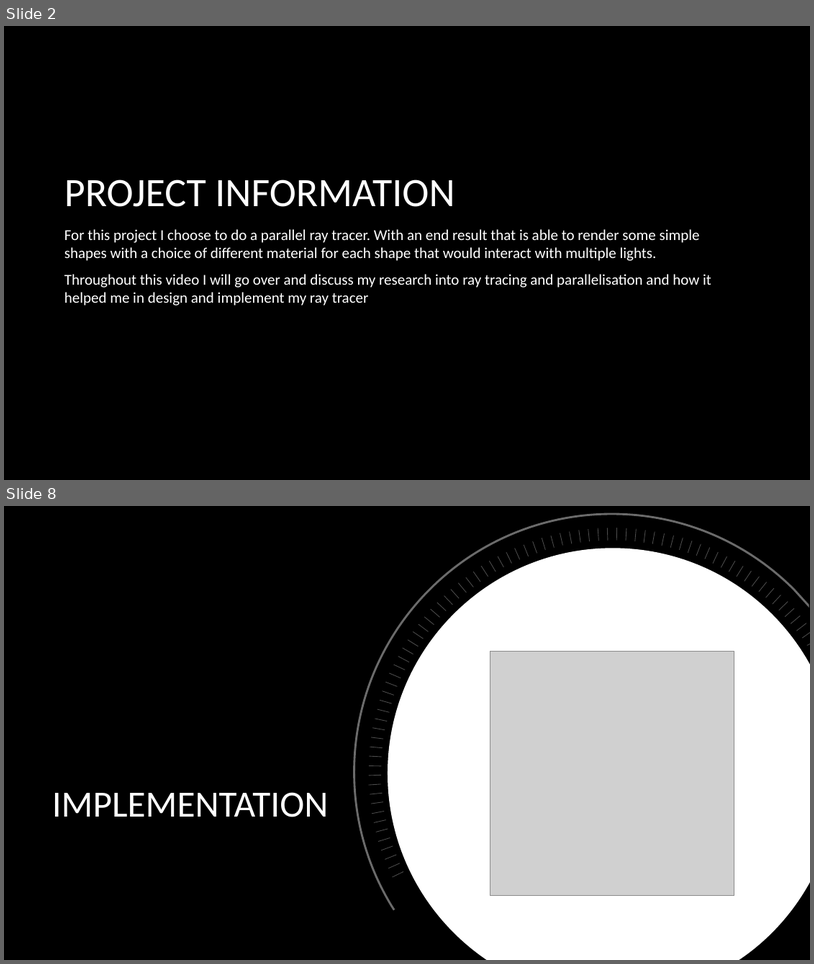
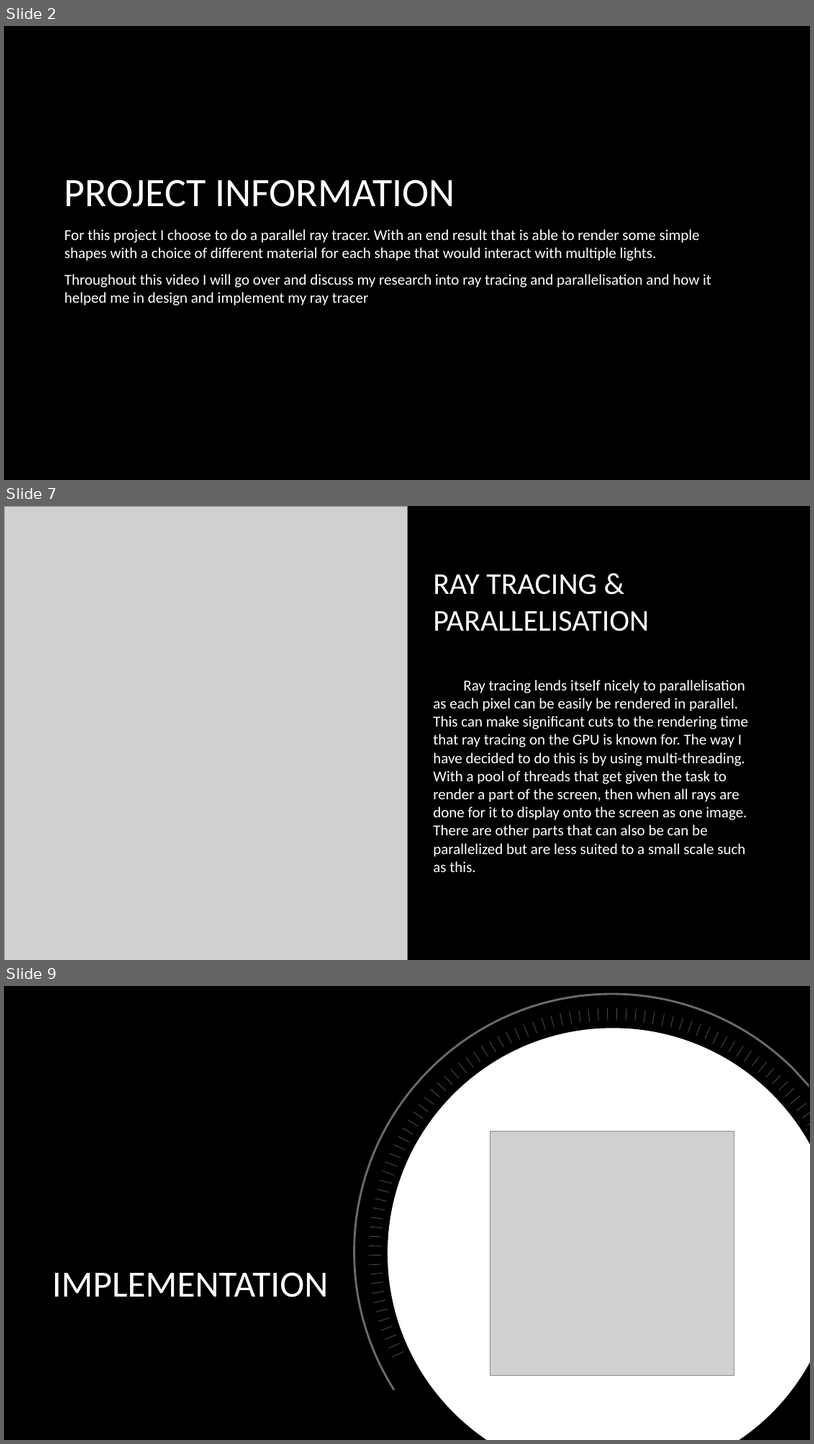
Before and after one commit to MariaPrograms/RayCasting, a slide deck: Graphics and Computational Programming.pptx. Shown one above the other, each under a label of ours: slides 2 and 8 before the commit, slides 2, 7 and 9 after it; the slides between them are not shown. The pictures are 814x964 and 814x1444 pixels, drawn with LibreOffice and Linux fonts; fonts in the diff are those of the drawing; grey boxes stand for pictures; background and template pictures are left out. Boxes give left, top, right and bottom in pixels: in the first picture for what was removed or moved away, otherwise in the second. Text is boxed around its words. In the diff, an @@ line names an element or a change of style, - is before the commit and + after.

Commit message:
working on powerpoint

```diff
--- a/Graphics and Computational Programming.pptx
+++ b/Graphics and Computational Programming.pptx
@@ slide 7 added at <box>4,506,810,960</box>, background picture (left out) @@
@@ picture added at <box>4,506,407,960</box> @@
@@ title added at <box>433,574,649,631</box>, 36 pt, text #FFFFFF @@
+RAY TRACING & PARALLELISATION
@@ text added at <box>433,680,748,872</box>, 18 pt, text #FFFFFF @@
+Ray tracing lends itself nicely to parallelisation as each pixel can be easily be rendered in parallel. This can make significant cuts to the rendering time that ray tracing on the GPU is known for. The way I have decided to do this is by using multi-threading. With a pool of threads that get given the task to render a part of the screen, then when all rays are done for it to display onto the screen as one image. There are other parts that can also be can be parallelized but are less suited to a small scale such as this.
@@ what was slide 8 is now slide 9 @@
```
Also in this commit, not shown: 2 slides changed, 3 other slides added, 2 slides removed, 3 other files.
